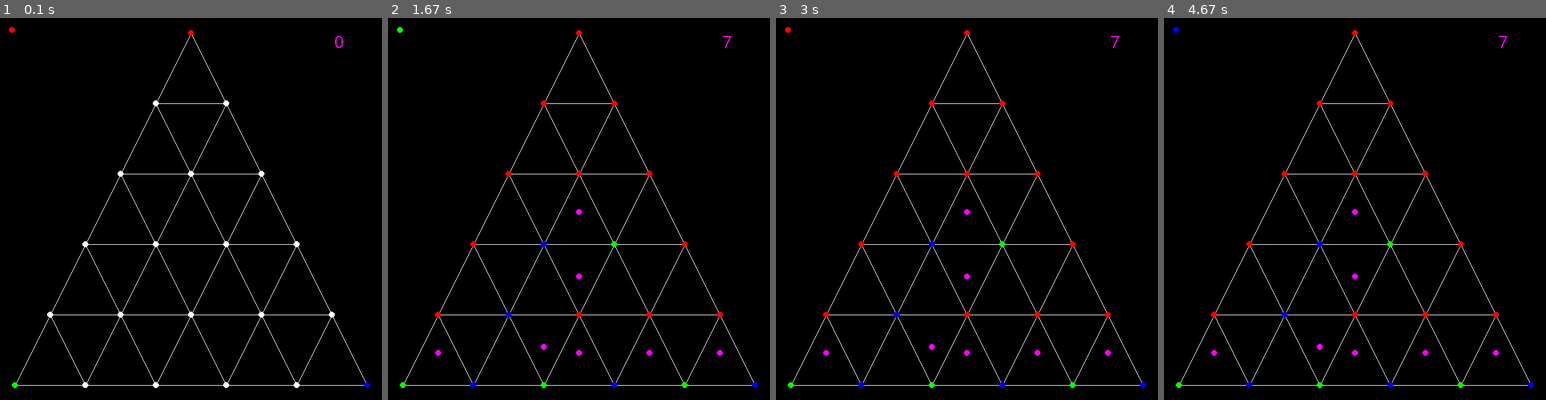
Above: before the commit, frames 1-4 (left to right).
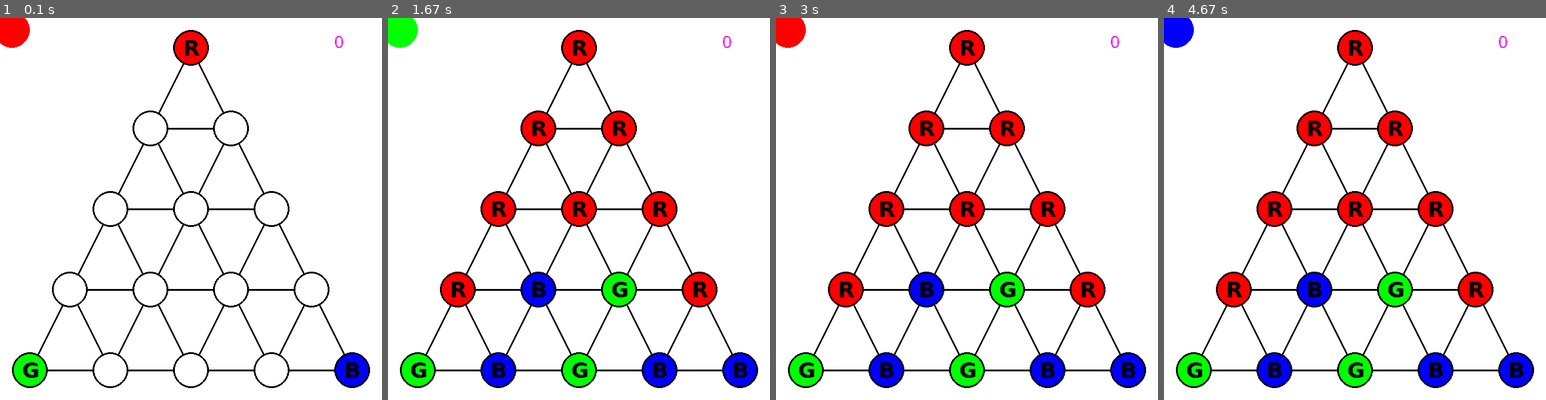
Above: after the commit, the same moments.

Repository: dgold-commschool/sperner
Game: pygame game, started from game/sperner_pygame.py
The game is run twice, just before and just after one commit, with the same random seed, the same clock (stepped at 60 frames per second) and the same inputs.
Inputs:
- Up to frame 1 (0.1 s): no input
- Up to frame 2 (1.67 s): tap P at 0.33 s; tap Space at 0.67, 1.07, 1.37, 1.57 s
- Up to frame 3 (3 s): tap Space at 1.9, 2.2, 2.4, 2.7, 2.97 s
- Up to frame 4 (4.67 s): tap Space at 3.3, 3.6, 3.73, 4.13, 4.43 s

The runs differ from the first frame. In frame 1, 95% of the frame differs, in the area x 0-100%, y 0-100%; in frame 2, 94%; in frame 3, 94%; in frame 4, 94%.

Commit message:
added colorblind friendliness

Diff:
--- a/game/sperner_pygame.py
+++ b/game/sperner_pygame.py
@@ -6,15 +6,18 @@
 font = pygame.font.SysFont(None, 24)
 clock = pygame.time.Clock()
 
+small_font = pygame.font.SysFont("verdana", 36, True)
+text_offset = 13
+
 FPS = 60
 FramePerSec = pygame.time.Clock()
 
 width, height = 640, 640
 screen = pygame.display.set_mode((width, height))
 
-n = 6
+n = 5
 x_buff, y_buff = 20, 20
-dot_radius = 5
+dot_radius = 30
 point_buff = (width - (2 * x_buff) - (n * 2 * dot_radius)) / (n - 1)
 mid_x = (width - 2 * x_buff) / 2
 
@@ -34,28 +37,36 @@
 color_lookup = {"r": (255, 0, 0),
                 "g": (0, 255, 0),
                 "b": (0, 0, 255),
-                ".": (255, 255, 255)}
+                ".": (0, 0, 0)}
 
 my_font = pygame.font.SysFont('Comic Sans MS', 30)
 cheats = False
 current_color = "r"
 blah = True
 while True:
-    screen.fill((0, 0, 0))
+    screen.fill((255, 255, 255))
 
     pygame.draw.circle(screen, color_lookup[current_color], (x_buff, y_buff), dot_radius)
 
     for row in range(n):
-        pygame.draw.line(screen, (255, 255, 255), centers[row][0], centers[row][-1])            # Across
-        pygame.draw.line(screen, (255, 255, 255), centers[row][-1], centers[n-1][row])          # Down Left
-        pygame.draw.line(screen, (255, 255, 255), centers[row][0], centers[n-1][n - row - 1])   # Down Right
+        pygame.draw.line(screen, (0, 0, 0), centers[row][0], centers[row][-1], 3)            # Across
+        pygame.draw.line(screen, (0, 0, 0), centers[row][-1], centers[n-1][row], 3)          # Down Left
+        pygame.draw.line(screen, (0, 0, 0), centers[row][0], centers[n-1][n - row - 1], 3)   # Down Right
 
     poly_count = 0
     for row in range(n):
         for index in range(row + 1):
             center = centers[row][index]
-            pygame.draw.circle(screen, color_lookup[triangle[row][index]], center, dot_radius)
-            if row < n - 1:
+            if triangle[row][index] == ".":
+                pygame.draw.circle(screen, (255, 255, 255), center, dot_radius)
+                pygame.draw.circle(screen, (0, 0, 0), center, dot_radius, 3)
+            else:
+                pygame.draw.circle(screen, color_lookup[triangle[row][index]], center, dot_radius)
+                pygame.draw.circle(screen, (0, 0, 0), center, dot_radius, 3)
+                text_surface = small_font.render(triangle[row][index].upper(), False, (0, 0, 0))
+                screen.blit(text_surface, (center[0] - text_offset, center[1] - text_offset - 8))
+
+            """if row < n - 1:
                 corners = triangle[row][index] + triangle[row + 1][index] + triangle[row+1][index+1]
                 if "r" in corners and "g" in corners and "b" in corners:
                     poly_count += 1
@@ -66,7 +77,7 @@
                 if "r" in corners and "g" in corners and "b" in corners:
                     poly_count += 1
                     moved_center = (centers[row][index][0], centers[row][index][1] - point_buff / 2 - 2 * dot_radius)
-                    pygame.draw.circle(screen, (255, 0, 255), moved_center, dot_radius)
+                    pygame.draw.circle(screen, (255, 0, 255), moved_center, dot_radius)"""
 
     text_surface = my_font.render(str(poly_count), False, (255, 0, 255))
     screen.blit(text_surface, (width - 4 * x_buff, y_buff))
